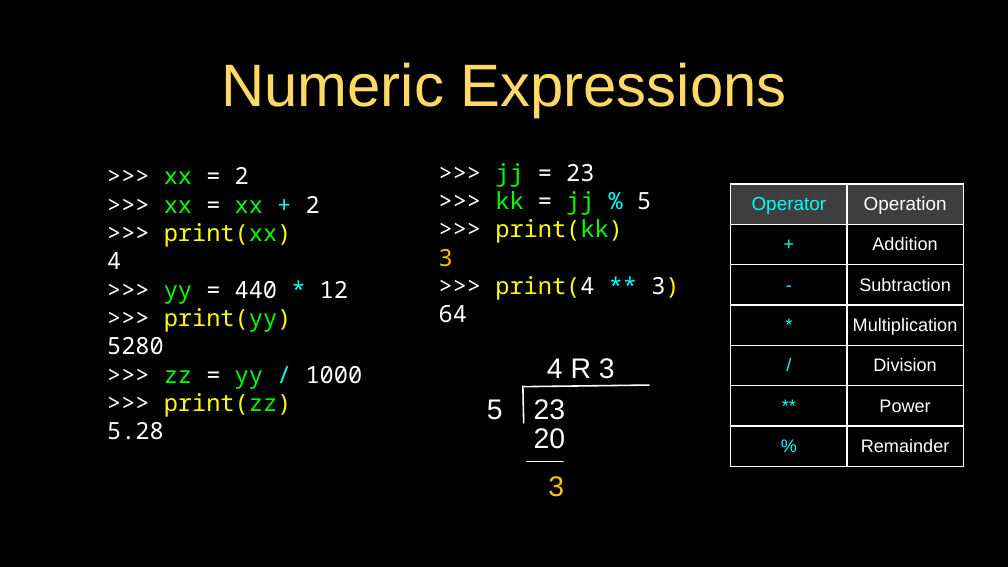
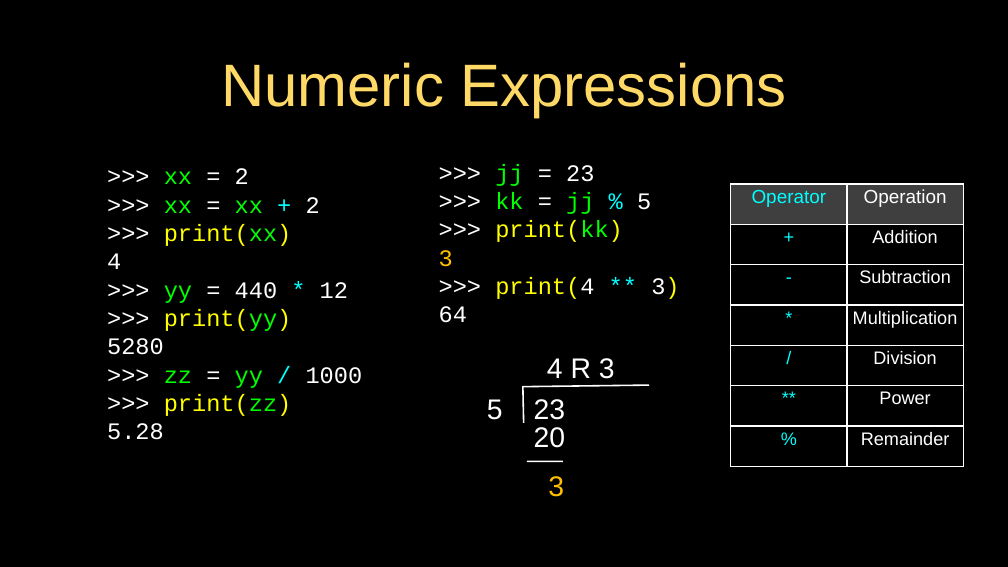
Before and after one commit to motazsaad/wdmm1402-2019, a slide deck: slide 17 of ppt/pythonlearn-02-expressions.pptx. Drawn at 1008x567 pixels with LibreOffice and Linux fonts; fonts in the diff are those of the drawing. Boxes give left, top, right and bottom in pixels: in the first picture for what was removed or moved away, otherwise in the second. Text is boxed around its words. In the diff, an @@ line names an element or a change of style, - is before the commit and + after.

```diff
--- a/ppt/pythonlearn-02-expressions.pptx
+++ b/ppt/pythonlearn-02-expressions.pptx
@@ text ">>> xx = 2" at box(107, 168, 363, 440): font Noto Sans Mono to Courier New @@
@@ text ">>> jj = 23" at box(439, 164, 679, 323): font Noto Sans Mono to Courier New @@
@@ table at box(731, 184, 963, 466) @@
@@ fill #7F7F7F at 49% opacity to #7F7F7F at 50% opacity in row 1 @@
@@ borders changed @@
```
Also in this commit, not shown: 28 other slides changed, 4 other files.
